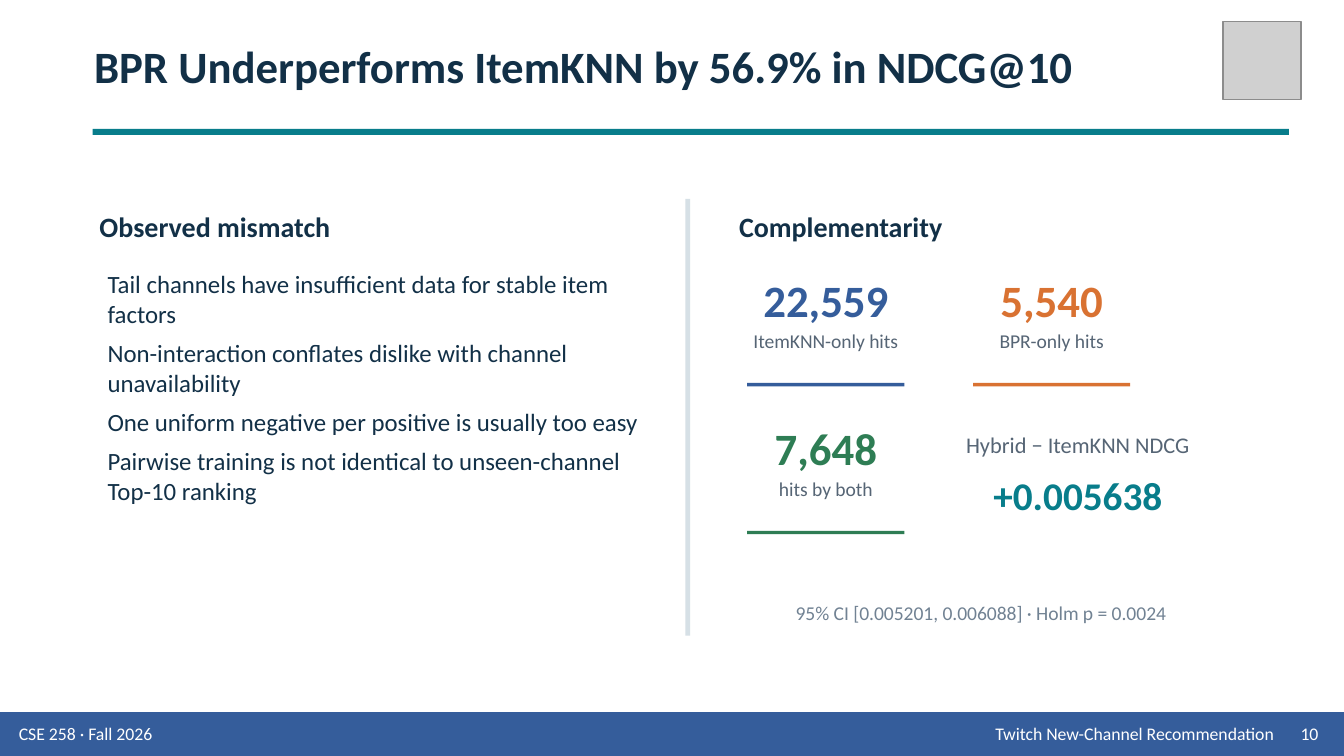
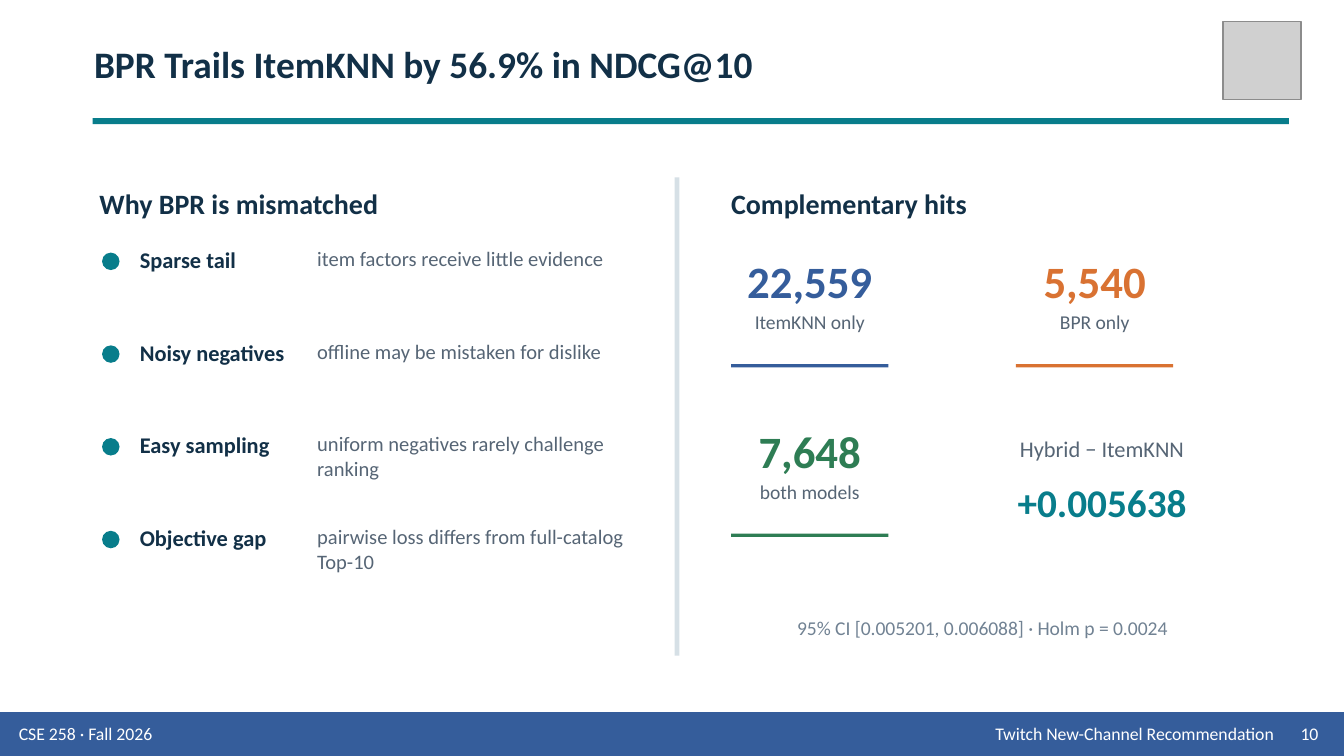
Before and after one commit to Wen-Chieh-Lo/You-know-who-did-God-did-, a slide deck: slide 10 of presentation/Group_9_Presentation_Twitch.pptx. Drawn at 1344x756 pixels with LibreOffice and Linux fonts; fonts in the diff are those of the drawing; grey boxes stand for pictures. Boxes give left, top, right and bottom in pixels: in the first picture for what was removed or moved away, otherwise in the second. Text is boxed around its words. In the diff, an @@ line names an element or a change of style, - is before the commit and + after.

```diff
--- a/presentation/Group_9_Presentation_Twitch.pptx
+++ b/presentation/Group_9_Presentation_Twitch.pptx
@@ text "BPR Trails ItemKNN by 56.9% ..." at (94,51,752,84): vertical alignment top to middle @@
@@ text at (94,51,752,84): text changed; size 24 to 20 pt @@
-BPR Underperforms ItemKNN by 56.9% in NDCG@10
+BPR Trails ItemKNN by 56.9% in NDCG@10
@@ rectangle: place and size @@
-rectangle at (93,129,1289,134)
+rectangle at (93,118,1289,124)
@@ rectangle: place and size @@
-rectangle at (685,199,691,636)
+rectangle at (675,177,680,656)
@@ text at (99,194,378,219): text changed @@
-Observed mismatch
+Why BPR is mismatched
@@ text added at (731,194,967,219), 15 pt, text #123047, bold @@
+Complementary hits
@@ text removed at (739,217,942,242) @@
-Complementarity
@@ ellipse added at (102,253,120,270), fill #087D8B @@
@@ text added at (140,252,236,272), 12 pt, text #123047, bold @@
+Sparse tail
@@ text added at (317,251,603,266), 11 pt, text #566575 @@
+item factors receive little evidence
@@ text "22,559": place and size @@
-text "22,559" at (763,287,888,323)
+text "22,559" at (747,268,872,304)
@@ text "5,540": place and size @@
-text "5,540" at (1000,287,1102,323)
+text "5,540" at (1044,268,1146,304)
@@ text removed at (108,275,638,505) @@
-Tail channels have insufficient data for stable item factors
-Non-interaction conflates dislike with channel unavailability
-One uniform negative per positive is usually too easy
-Pairwise training is not identical to unseen-channel Top-10 ranking
@@ text at (755,315,865,332): text changed @@
-ItemKNN-only hits
+ItemKNN only
@@ text at (1060,315,1130,332): text changed @@
-BPR-only hits
+BPR only
@@ ellipse added at (102,345,120,363), fill #087D8B @@
@@ text added at (140,345,284,365), 12 pt, text #123047, bold @@
+Noisy negatives
@@ text added at (317,344,601,363), 11 pt, text #566575 @@
+offline may be mistaken for dislike
@@ rectangle: place and size @@
-rectangle at (747,383,905,387)
+rectangle at (731,364,888,368)
@@ rectangle: place and size @@
-rectangle at (973,383,1130,387)
+rectangle at (1016,364,1173,368)
@@ ellipse added at (102,438,120,456), fill #087D8B @@
@@ text added at (140,437,270,457), 12 pt, text #123047, bold @@
+Easy sampling
@@ text added at (317,436,604,480), 11 pt, text #566575 @@
+uniform negatives rarely challenge ranking
@@ text "7,648": place and size @@
-text "7,648" at (775,434,877,471)
+text "7,648" at (759,437,861,474)
@@ text at (1020,441,1184,461): text changed @@
-Hybrid − ItemKNN NDCG
+Hybrid − ItemKNN
@@ text "+0.005638": place and size @@
-text "+0.005638" at (993,483,1162,511)
+text "+0.005638" at (1018,490,1187,518)
@@ text at (760,485,860,499): text changed @@
-hits by both
+both models
@@ ellipse added at (102,531,120,548), fill #087D8B @@
@@ text added at (140,530,266,550), 12 pt, text #123047, bold @@
+Objective gap
@@ text added at (317,529,623,573), 11 pt, text #566575 @@
+pairwise loss differs from full-catalog Top-10
@@ rectangle: place and size @@
-rectangle at (747,531,905,535)
+rectangle at (731,534,888,538)
@@ text "95% CI [0.005201, 0.006088] · ...": place and size @@
-text "95% CI [0.005201, 0.006088] · ..." at (796,606,1166,623)
+text "95% CI [0.005201, 0.006088] · ..." at (797,621,1167,638)
```
Also in this commit, not shown: 13 other slides changed, 1 slide added, 1 slide removed, 2 other files.
